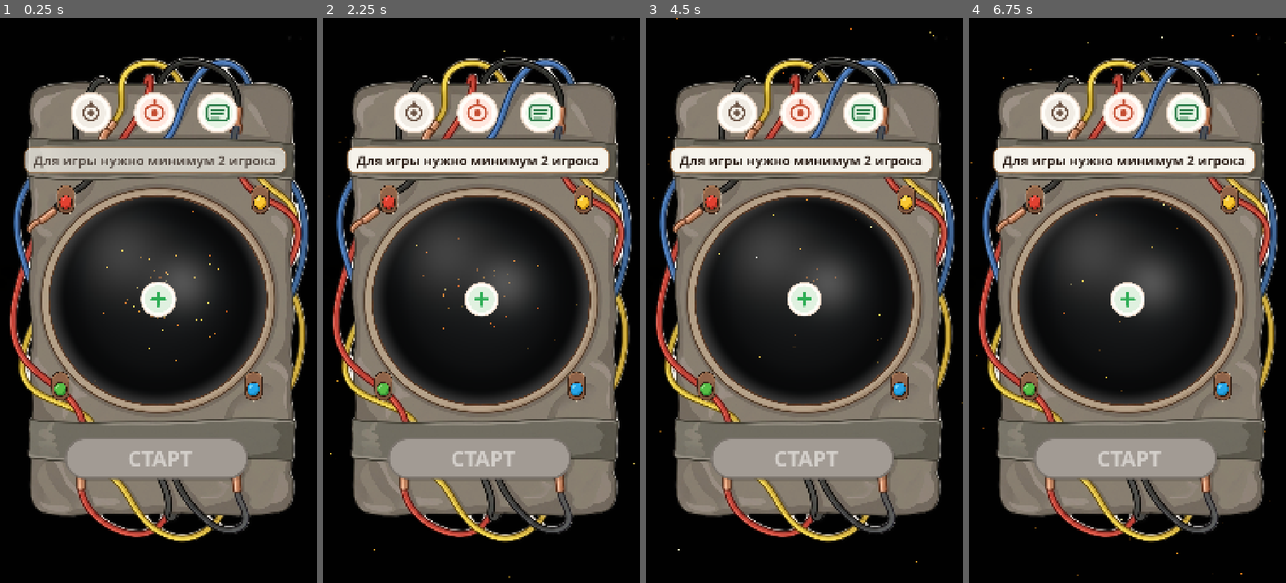
Above: before the commit, frames 1-4 (left to right).
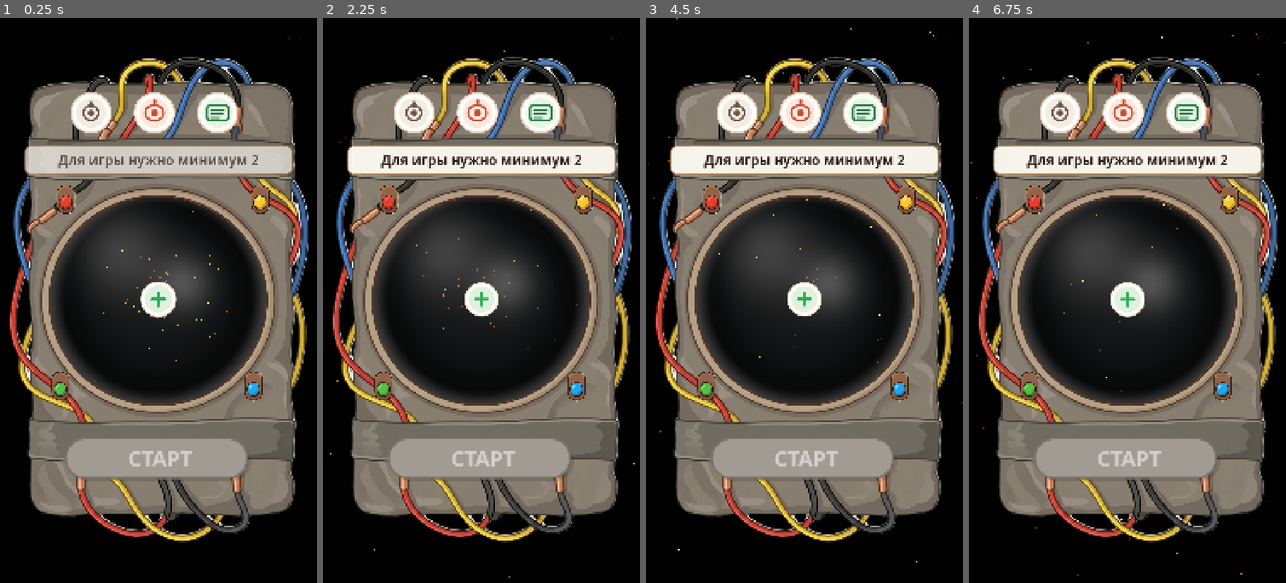
Above: after the commit, the same moments.

Repository: GGamezebo/GodBomb
Game: Godot game, scene res://main.tscn
Two runs of this game, one before a commit and one after it. Both use one fixed random seed, a clock stepped at 60 frames per second and the inputs below.
Inputs (mouse positions are in pixels of both pictures, inside the frame that each line leads up to):
- Up to frame 1 (0.25 s): no input
- Up to frame 2 (2.25 s): click (541, 114) at 0.5 s; click (481, 300) at 1.25 s; click "Закрыть" at 2 s
- Up to frame 3 (4.5 s): click (864, 114) at 2.75 s; click (804, 300) at 3.5 s; click "Закрыть" at 4.25 s
- Up to frame 4 (6.75 s): click (1187, 114) at 5 s; click (1127, 300) at 5.75 s; click "Закрыть" at 6.5 s

The runs differ from the first frame. In frame 1, 1.8% of the frame differs, in the area x 7-93%, y 22-28%; in frame 2, 1.9%; in frame 3, 1.9%; in frame 4, 1.9%.

Commit message:
hint banner sizes

Diff:
--- a/src/contexts/game_context/ui/game_hud.gd
+++ b/src/contexts/game_context/ui/game_hud.gd
@@ -76,6 +76,13 @@
 	return FALLBACK_HINT_MARKER
 
 
+func _get_hint_bounds() -> Rect2:
+	var layout := _find_bomb_layout()
+	if layout:
+		return TableHintBanner.visible_design_rect(layout.size)
+	return Rect2(Vector2.ZERO, DESIGN_SIZE)
+
+
 func _reposition_battle_ui() -> void:
 	var design_root := _get_design_root()
 	var word_center := _get_round_word_center()
@@ -90,7 +97,8 @@
 			_countdown_label, design_root, ROUND_WORD_MARKER, FALLBACK_ROUND_WORD
 		)
 	if _hint_banner:
-		TableHintBanner.place_centered_at(_hint_banner, _get_hint_marker_position())
+		var bounds := _get_hint_bounds()
+		TableHintBanner.place_centered_at(_hint_banner, _get_hint_marker_position(), bounds)
 	if _action_hints:
 		_action_hints.position = PASS_HINT_RECT.position
 		_action_hints.size = PASS_HINT_RECT.size
--- a/src/features/player_selection/player_selection_widget.gd
+++ b/src/features/player_selection/player_selection_widget.gd
@@ -516,12 +516,15 @@
 	if not _table_hint_banner:
 		return
 	var anchor := _get_hint_anchor_design_position()
-	var banner_width := maxf(TableHintBanner.MIN_WIDTH, minf(table_area.size.x - 48.0, 1000.0) if table_area else 1000.0)
-	_table_hint_banner.custom_minimum_size = Vector2(banner_width, 0)
-	_table_hint_banner.reset_size()
-	var banner_size := _table_hint_banner.get_combined_minimum_size()
-	_table_hint_banner.size = banner_size
-	_table_hint_banner.position = anchor - banner_size * 0.5
+	var bounds := _get_hint_bounds()
+	_table_hint_banner.fit_layout(anchor, TableHintBanner.TABLE_HINT_WIDTH, bounds)
+
+
+func _get_hint_bounds() -> Rect2:
+	var layout := _find_layout_host()
+	if layout is Control:
+		return TableHintBanner.visible_design_rect((layout as Control).size)
+	return Rect2(Vector2.ZERO, size)
 
 
 func _refresh_turn_order() -> void:
--- a/src/features/player_selection/table_hint_banner.gd
+++ b/src/features/player_selection/table_hint_banner.gd
@@ -3,39 +3,137 @@
 
 const FADE_IN := 0.38
 const FADE_OUT := 0.28
-const MIN_WIDTH := 840.0
+const DESIGN_SIZE := Vector2(1080.0, 1920.0)
 const TABLE_HINT_WIDTH := 920.0
+const TABLE_HINT_HEIGHT := 102.0
+const TABLE_HINT_MIN_WIDTH := 280.0
+const SCREEN_MARGIN := 32.0
 const PANEL_MARGIN_H := 24
-const PANEL_MARGIN_V := 10
+const PANEL_MARGIN_V := 9
+const PANEL_BORDER_INSET := 9.0
+const MAX_FONT_SIZE := 51
+const MIN_FONT_SIZE := 30
 
 var _label: Label
+var _margin: MarginContainer
 var _fade_tween: Tween
 var _current_text: String = ""
+var _layout_anchor := Vector2.ZERO
+var _layout_bounds := Rect2()
+var _layout_max_width := TABLE_HINT_WIDTH
+var _layout_ready := false
+var _banner_width := TABLE_HINT_WIDTH
 
 
 func _ready() -> void:
 	mouse_filter = Control.MOUSE_FILTER_IGNORE
 	visible = false
 	modulate.a = 0.0
+	clip_contents = true
 	_apply_panel_style()
 
-	var margin := MarginContainer.new()
-	margin.add_theme_constant_override("margin_left", PANEL_MARGIN_H)
-	margin.add_theme_constant_override("margin_top", PANEL_MARGIN_V)
-	margin.add_theme_constant_override("margin_right", PANEL_MARGIN_H)
-	margin.add_theme_constant_override("margin_bottom", PANEL_MARGIN_V)
-	add_child(margin)
+	_margin = MarginContainer.new()
+	_margin.add_theme_constant_override("margin_left", PANEL_MARGIN_H)
+	_margin.add_theme_constant_override("margin_top", PANEL_MARGIN_V)
+	_margin.add_theme_constant_override("margin_right", PANEL_MARGIN_H)
+	_margin.add_theme_constant_override("margin_bottom", PANEL_MARGIN_V)
+	add_child(_margin)
 
 	_label = Label.new()
 	_label.horizontal_alignment = HORIZONTAL_ALIGNMENT_CENTER
 	_label.vertical_alignment = VERTICAL_ALIGNMENT_CENTER
 	_label.autowrap_mode = TextServer.AUTOWRAP_WORD_SMART
-	_label.custom_minimum_size = Vector2(MIN_WIDTH, 0)
-	_label.add_theme_font_size_override("font_size", 44)
+	_label.clip_contents = true
+	_label.add_theme_font_size_override("font_size", MAX_FONT_SIZE)
 	_label.add_theme_color_override("font_color", Color(0.18, 0.13, 0.1, 1))
 	_label.add_theme_color_override("font_outline_color", Color(1, 0.99, 0.97, 0.85))
 	_label.add_theme_constant_override("outline_size", 4)
-	margin.add_child(_label)
+	_margin.add_child(_label)
+
+
+func fit_layout(anchor: Vector2, max_width: float = TABLE_HINT_WIDTH, bounds: Rect2 = Rect2()) -> void:
+	_layout_ready = true
+	_layout_anchor = anchor
+	_layout_bounds = bounds
+	_layout_max_width = max_width
+
+	var side_margin := SCREEN_MARGIN
+	var available_width := max_width
+	if bounds.size.x > 0.0:
+		available_width = minf(max_width, bounds.size.x - side_margin * 2.0)
+	_banner_width = clampf(available_width, TABLE_HINT_MIN_WIDTH, TABLE_HINT_WIDTH)
+
+	var center_x := anchor.x
+	if bounds.size.x > 0.0:
+		center_x = bounds.position.x + bounds.size.x * 0.5
+
+	_lock_banner_size()
+	_apply_text_fit()
+
+	var banner_size := Vector2(_banner_width, TABLE_HINT_HEIGHT)
+	var pos := Vector2(center_x, anchor.y) - banner_size * 0.5
+	if bounds.size.x > 0.0:
+		pos.x = clampf(
+			pos.x,
+			bounds.position.x + side_margin,
+			bounds.position.x + bounds.size.x - banner_size.x - side_margin
+		)
+	position = pos
+
+
+func _lock_banner_size() -> void:
+	var banner_size := Vector2(_banner_width, TABLE_HINT_HEIGHT)
+	custom_minimum_size = banner_size
+	custom_maximum_size = banner_size
+	size = banner_size
+
+
+func _text_area_size() -> Vector2:
+	var text_width := maxf(_banner_width - PANEL_MARGIN_H * 2.0, 0.0)
+	var text_height := maxf(
+		TABLE_HINT_HEIGHT - PANEL_MARGIN_V * 2.0 - PANEL_BORDER_INSET,
+		0.0
+	)
+	return Vector2(text_width, text_height)
+
+
+func _apply_text_fit() -> void:
+	var area := _text_area_size()
+	_label.custom_minimum_size = area
+	_label.custom_maximum_size = area
+	_label.size = area
+
+	var chosen_font := MIN_FONT_SIZE
+	for font_size in range(MAX_FONT_SIZE, MIN_FONT_SIZE - 1, -1):
+		if _measure_wrapped_text_height(_label.text, area.x, font_size) <= area.y:
+			chosen_font = font_size
+			break
+	_label.add_theme_font_size_override("font_size", chosen_font)
+	_label.add_theme_constant_override(
+		"outline_size",
+		maxi(2, int(round(float(chosen_font) / 10.0)))
+	)
+
+
+func _measure_wrapped_text_height(text: String, text_width: float, font_size: int) -> float:
+	if text.is_empty() or text_width <= 0.0:
+		return 0.0
+	var font: Font = _label.get_theme_font(&"font")
+	if font == null:
+		font = ThemeDB.fallback_font
+	return font.get_multiline_string_size(
+		text,
+		HORIZONTAL_ALIGNMENT_CENTER,
+		text_width,
+		font_size,
+		TextServer.BREAK_MANDATORY | TextServer.BREAK_WORD_BOUND
+	).y
+
+
+func _sync_layout_if_ready() -> void:
+	if not _layout_ready:
+		return
+	fit_layout(_layout_anchor, _layout_max_width, _layout_bounds)
 
 
 func show_message(text: String, animate: bool = true, emphasis: bool = false) -> void:
@@ -47,6 +145,11 @@
 	var same_text := text == _current_text
 	_current_text = text
 	_label.text = text
+	if _layout_ready:
+		_lock_banner_size()
+		_apply_text_fit()
+	else:
+		_sync_layout_if_ready()
 
 	if emphasis:
 		visible = true
@@ -74,10 +177,16 @@
 		_fade_tween.tween_property(self, "modulate:a", 0.0, FADE_OUT * 0.55).set_trans(Tween.TRANS_SINE)
 		_fade_tween.tween_callback(func() -> void:
 			_label.text = text
+			if _layout_ready:
+				_lock_banner_size()
+				_apply_text_fit()
 		)
 		_fade_tween.tween_property(self, "modulate:a", 1.0, FADE_IN).set_trans(Tween.TRANS_SINE)
 	else:
 		_label.text = text
+		if _layout_ready:
+			_lock_banner_size()
+			_apply_text_fit()
 		modulate.a = 1.0
 
 
@@ -112,23 +221,50 @@
 	apply_panel_style(self)
 
 
+static func visible_design_rect(
+	host_size: Vector2,
+	design_size: Vector2 = DESIGN_SIZE
+) -> Rect2:
+	if host_size.x <= 0.0 or host_size.y <= 0.0:
+		return Rect2(Vector2.ZERO, design_size)
+	var scale_factor := maxf(host_size.x / design_size.x, host_size.y / design_size.y)
+	var offset := (host_size - design_size * scale_factor) * 0.5
+	return Rect2(-offset / scale_factor, host_size / scale_factor)
+
+
 static func apply_panel_style(panel: PanelContainer) -> void:
 	var style := StyleBoxFlat.new()
 	style.bg_color = Color(1, 0.99, 0.96, 0.94)
 	style.border_color = Color(0.88, 0.62, 0.38, 0.55)
 	style.set_border_width_all(4)
-	style.set_corner_radius_all(28)
-	style.shadow_color = Color(0.14, 0.08, 0.04, 0.18)
-	style.shadow_size = 12
-	style.shadow_offset = Vector2(0, 6)
+	style.set_corner_radius_all(27)
+	style.shadow_color = Color(0.14, 0.08, 0.04, 0.16)
+	style.shadow_size = 9
+	style.shadow_offset = Vector2(0, 4)
 	panel.add_theme_stylebox_override("panel", style)
 
 
-static func place_centered_at(banner: PanelContainer, anchor: Vector2, width: float = TABLE_HINT_WIDTH) -> void:
-	if banner == null:
-		return
-	banner.custom_minimum_size = Vector2(maxf(MIN_WIDTH, width), 0.0)
-	banner.reset_size()
-	var banner_size := banner.get_combined_minimum_size()
-	banner.size = banner_size
-	banner.position = anchor - banner_size * 0.5
+static func place_centered_at(
+	banner: PanelContainer,
+	anchor: Vector2,
+	bounds: Rect2 = Rect2(),
+	max_width: float = TABLE_HINT_WIDTH
+) -> void:
+	if banner is TableHintBanner:
+		(banner as TableHintBanner).fit_layout(anchor, max_width, bounds)
+	elif banner:
+		var banner_size := Vector2(max_width, TABLE_HINT_HEIGHT)
+		banner.custom_minimum_size = banner_size
+		banner.custom_maximum_size = banner_size
+		banner.size = banner_size
+		var center_x := anchor.x
+		if bounds.size.x > 0.0:
+			center_x = bounds.position.x + bounds.size.x * 0.5
+		var pos := Vector2(center_x, anchor.y) - banner_size * 0.5
+		if bounds.size.x > 0.0:
+			pos.x = clampf(
+				pos.x,
+				bounds.position.x + SCREEN_MARGIN,
+				bounds.position.x + bounds.size.x - banner_size.x - SCREEN_MARGIN
+			)
+		banner.position = pos
